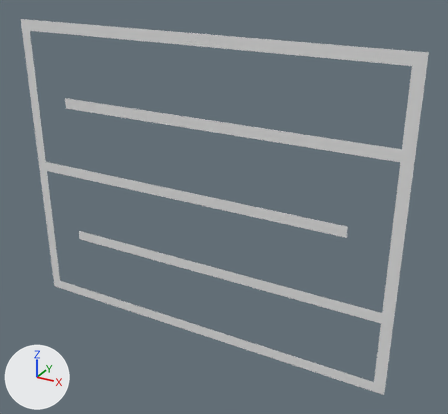
A saved change to the OBJ model Assets/Tiled2Unity/Meshes/level_004.obj.
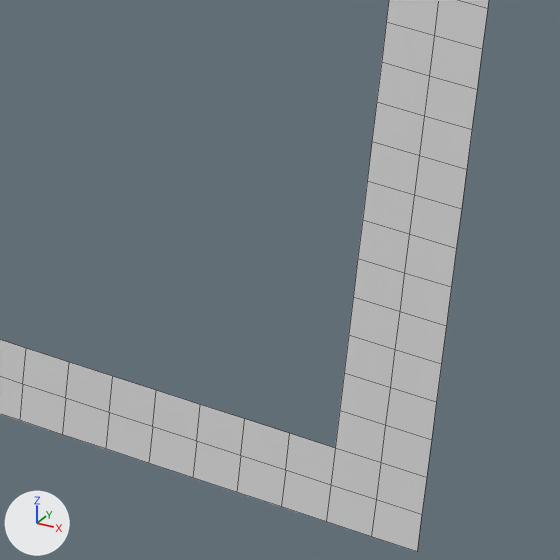
Old and new are each drawn whole from a 50 mm lens placed at (1615.0, -8423.0, 1396.0), pointed at (-3125.0, 196.0, -2914.0) and again close up on the part from 74% to 90% of the width and 79% to 96% of the height. Every picture has the same lights, and +X, +Y and +Z are marked at lower left. The close-ups show mesh edges as thin lines. Where no turn or scale is listed for an object, it has been applied to the vertices.

In view in the first close-up: 'level_004'.
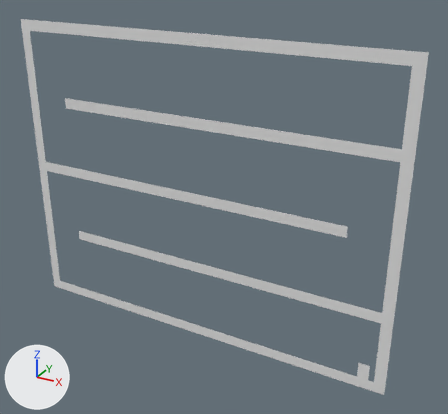
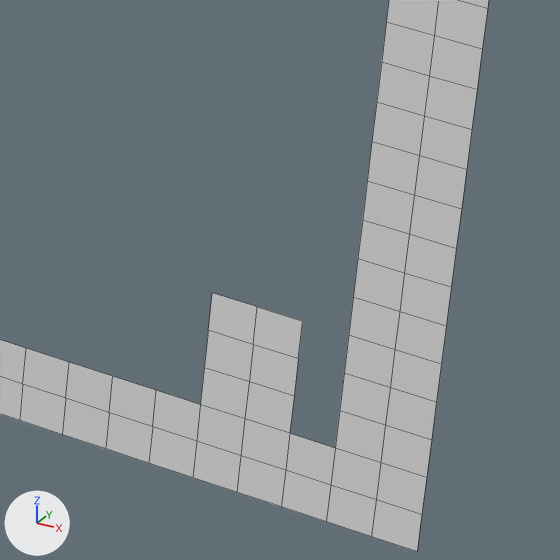
Changed parts and their boxes (x1, y1, x2, y2) in the close-ups (560 x 560 px):
part 1 of me_level_004, added
    after: (200, 293, 303, 433)

What changed in the scene script:
```text
Change me_level_004:
    where me_level_004.from_pydata(...)  # 1350 vertices, 900 faces; spans x -7200.0..0.0, y 0.0, z -5568.0..0.0
    used by ob_level_004; location = (0.0, 0.0, 0.0)
    verts and faces of me_level_004; kept vertices keep their numbers, new ones are numbered from 1350
    before: 1132 (-288.0, 0.0, -5376.0) at pixel (289, 433), 1134 (-384.0, 0.0, -5376.0) at pixel (244, 418), 1136 (-480.0, 0.0, -5376.0) at pixel (200, 404)
    me_level_004 part 1
    add for new, old in zip([1350, 1351, 1352], [1132, 1134, 1136]): verts[new] = verts[old] + (0.0, 0.0, 96.0)
    add for new, old in zip([1353, 1354, 1355], [1350, 1351, 1352]): verts[new] = verts[old] + (0.0, 0.0, 96.0)
    add for new, old in zip([1356, 1357, 1358], [1353, 1354, 1355]): verts[new] = verts[old] + (0.0, 0.0, 96.0)
    add faces += [(1353, 1354, 1357, 1356), (1354, 1355, 1358, 1357), (1350, 1351, 1354, 1353), (1351, 1352, 1355, 1354), (1132, 1134, 1351, 1350), (1134, 1136, 1352, 1351)]
```
